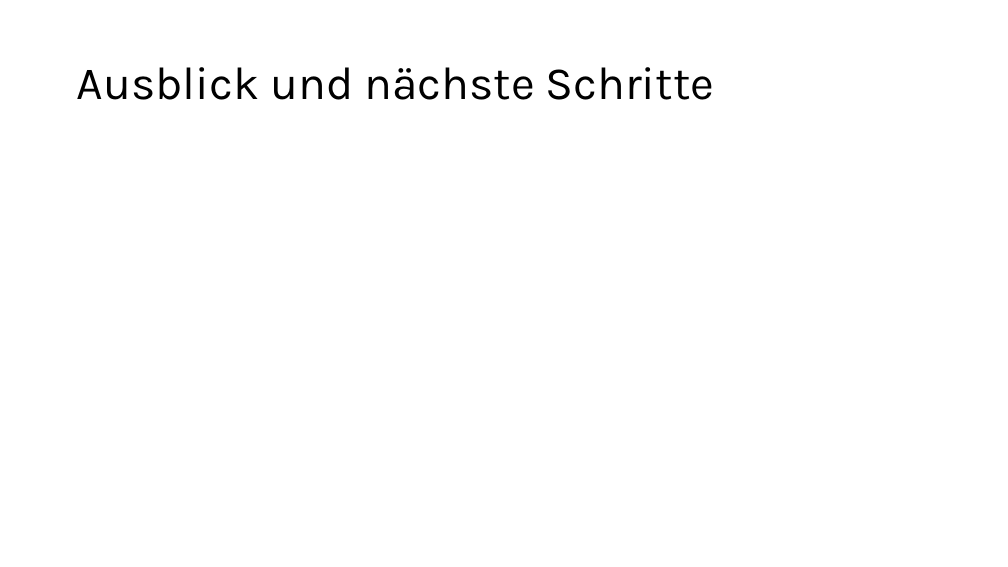
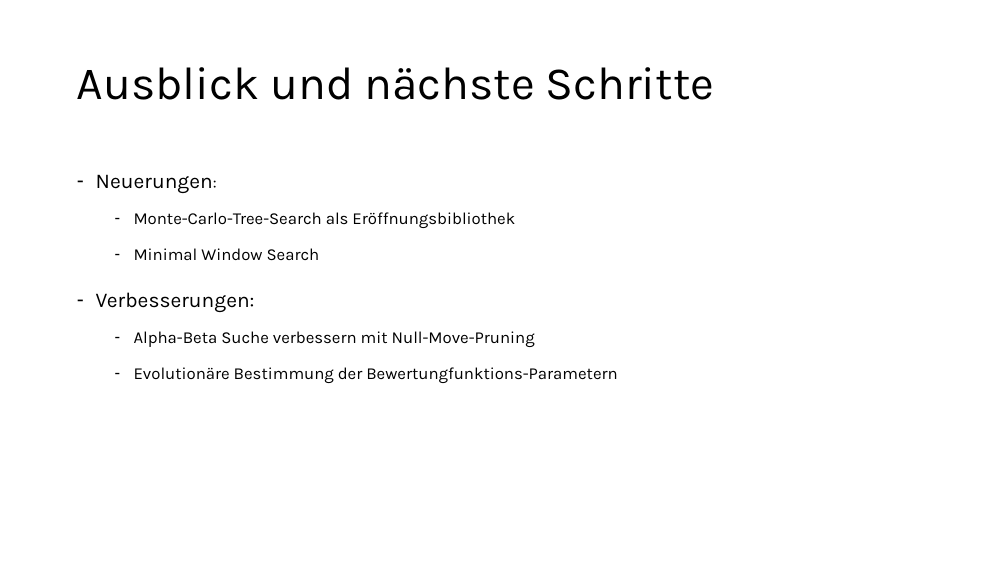
Before and after one commit to patrickzda/chess_engine, a slide deck: slide 26 of presentations/PJ_KI_MST3.pptx. Drawn at 1008x567 pixels with LibreOffice and Linux fonts; fonts in the diff are those of the drawing. Boxes give left, top, right and bottom in pixels: in the first picture for what was removed or moved away, otherwise in the second. Text is boxed around its words. In the diff, an @@ line names an element or a change of style, - is before the commit and + after.

```diff
--- a/presentations/PJ_KI_MST3.pptx
+++ b/presentations/PJ_KI_MST3.pptx
@@ text added at box(96, 174, 617, 383), 16 pt, text #000000 @@
+– Neuerungen:
+  – Monte-Carlo-Tree-Search als Eröffnungsbibliothek
+  – Minimal Window Search
+– Verbesserungen:
+  – Alpha-Beta Suche verbessern mit Null-Move-Pruning
+  – Evolutionäre Bestimmung der Bewertungfunktions-Parametern
```
Also in this commit, not shown: 3 other slides changed.
